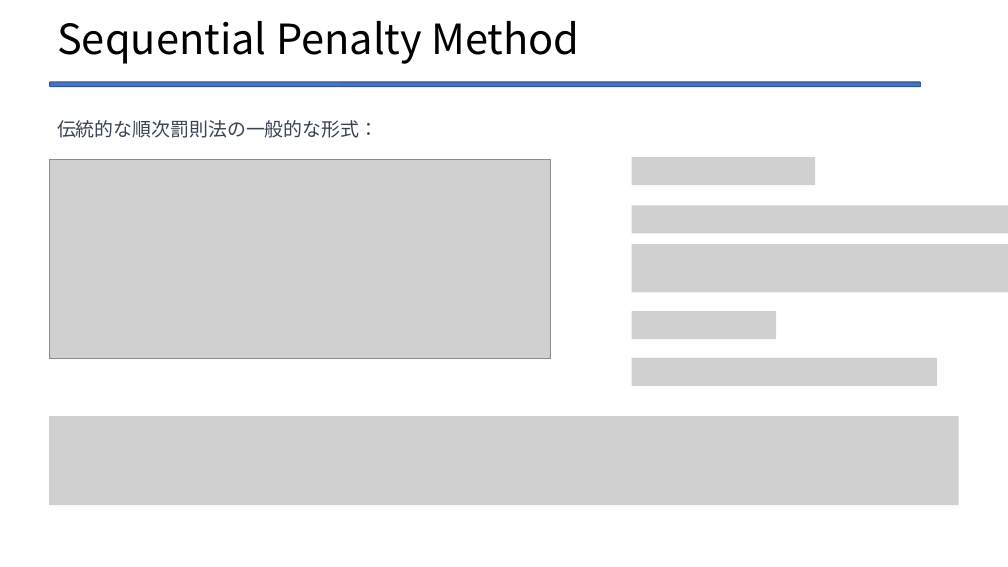
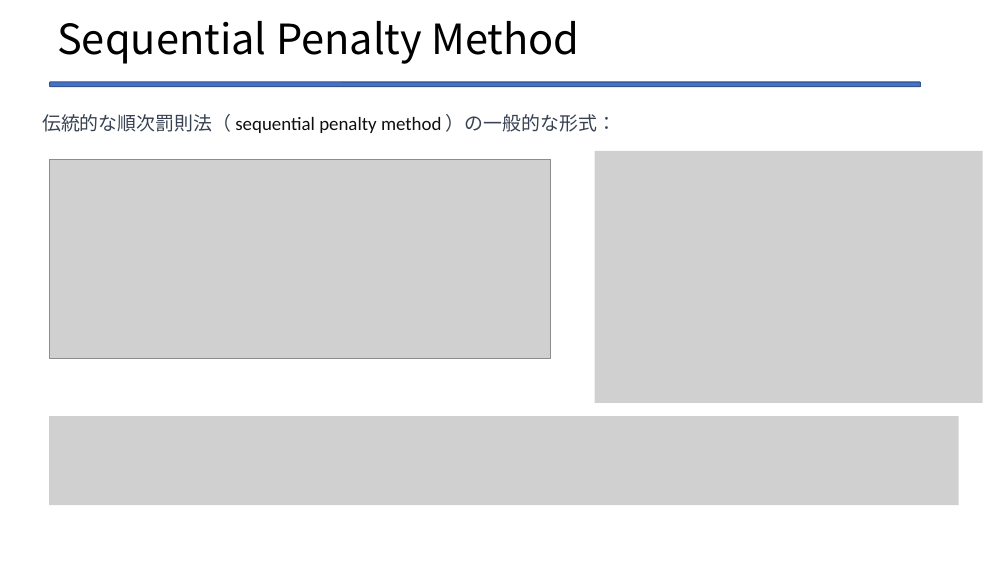
Before and after one commit to Legolas9999/zemi, a slide deck: slide 27 of lcj_ron_zemi2.pptx. Drawn at 1008x567 pixels with LibreOffice and Linux fonts; fonts in the diff are those of the drawing; grey boxes stand for pictures. Boxes give left, top, right and bottom in pixels: in the first picture for what was removed or moved away, otherwise in the second. Text is boxed around its words. In the diff, an @@ line names an element or a change of style, - is before the commit and + after.

```diff
--- a/lcj_ron_zemi2.pptx
+++ b/lcj_ron_zemi2.pptx
@@ text at (42, 114, 616, 133): text changed; text colour #374151 to #0F0F0F @@
-伝統的な順次罰則法の一般的な形式：
+伝統的な順次罰則法（ sequential penalty method ）の一般的な形式：
@@ picture added at (594, 151, 983, 403) @@
@@ picture removed at (631, 157, 815, 185) @@
@@ picture removed at (631, 206, 1008, 234) @@
@@ picture removed at (631, 244, 1008, 293) @@
@@ picture removed at (631, 312, 776, 340) @@
@@ picture removed at (631, 358, 937, 386) @@
```
Also in this commit, not shown: 16 other slides changed, 4 slides added, 5 other files.
